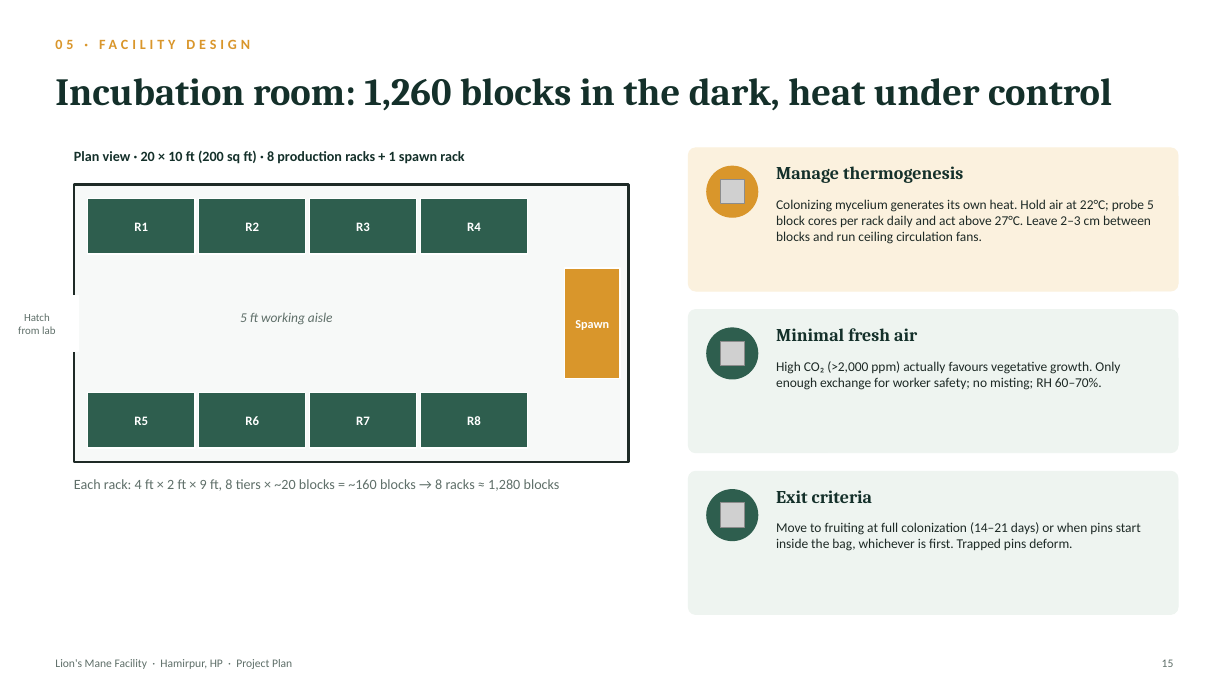
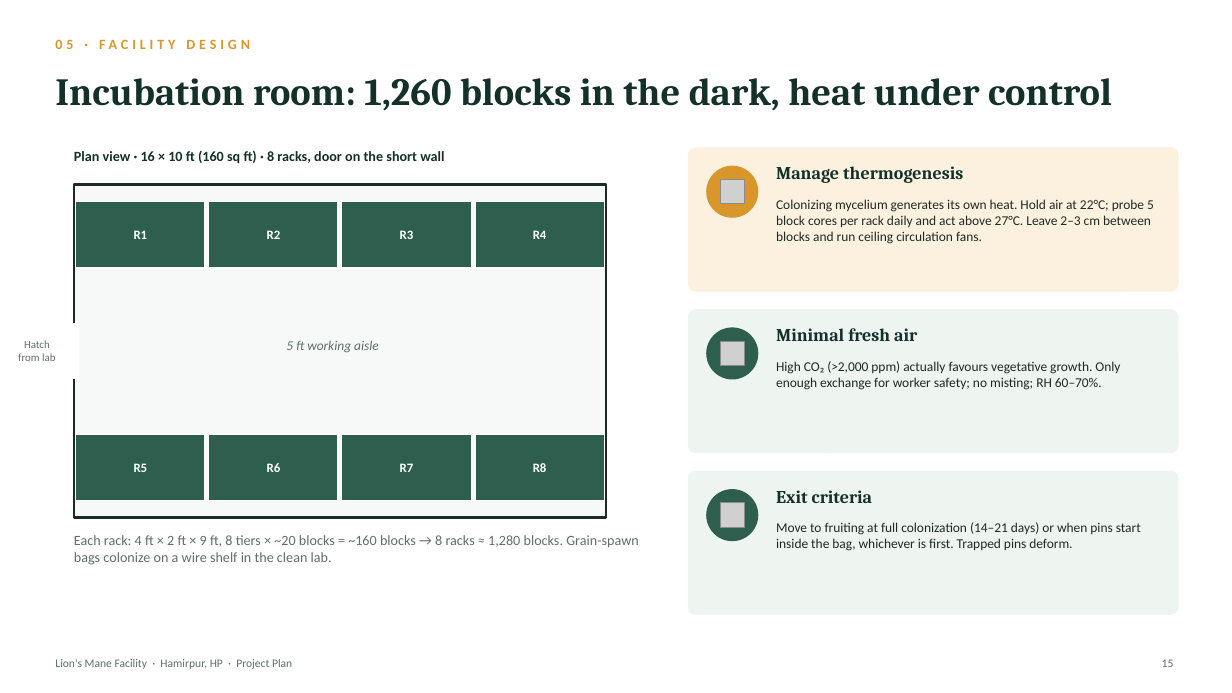
Before and after one commit to Devesh-bhardwaj/tictactoe, a slide deck: slide 15 of Lions_Mane_Facility_Project_Plan.pptx. Drawn at 1232x693 pixels with LibreOffice and Linux fonts; fonts in the diff are those of the drawing; grey boxes stand for pictures. Boxes give left, top, right and bottom in pixels: in the first picture for what was removed or moved away, otherwise in the second. Text is boxed around its words. In the diff, an @@ line names an element or a change of style, - is before the commit and + after.

```diff
--- a/Lions_Mane_Facility_Project_Plan.pptx
+++ b/Lions_Mane_Facility_Project_Plan.pptx
@@ text at (74, 150, 444, 164): text changed @@
-Plan view · 20 × 10 ft (200 sq ft) · 8 production racks + 1 spawn rack
+Plan view · 16 × 10 ft (160 sq ft) · 8 racks, door on the short wall
@@ rectangle: place and size @@
-rectangle at (74, 185, 628, 462)
+rectangle at (74, 185, 606, 518)
@@ text "R1": place and size @@
-text "R1" at (134, 222, 148, 231)
+text "R1" at (134, 230, 148, 239)
@@ rectangle: place and size @@
-rectangle at (88, 199, 195, 254)
+rectangle at (76, 201, 205, 268)
@@ text "R2": place and size @@
-text "R2" at (245, 222, 259, 231)
+text "R2" at (267, 230, 281, 239)
@@ rectangle: place and size @@
-rectangle at (199, 199, 306, 254)
+rectangle at (209, 201, 338, 268)
@@ text "R3": place and size @@
-text "R3" at (356, 222, 370, 231)
+text "R3" at (400, 230, 414, 239)
@@ rectangle: place and size @@
-rectangle at (310, 199, 417, 254)
+rectangle at (342, 201, 471, 268)
@@ text "R4": place and size @@
-text "R4" at (467, 222, 481, 231)
+text "R4" at (533, 230, 547, 239)
@@ rectangle: place and size @@
-rectangle at (421, 199, 528, 254)
+rectangle at (475, 201, 604, 268)
@@ rectangle removed at (565, 268, 620, 379) @@
@@ text "Hatch": place and size @@
-text "Hatch" at (18, 313, 55, 334)
+text "Hatch" at (18, 340, 55, 361)
@@ rectangle: place and size @@
-rectangle at (69, 296, 79, 351)
+rectangle at (69, 323, 79, 379)
@@ text removed at (575, 320, 609, 330) @@
-Spawn
@@ text "5 ft working aisle": place and size @@
-text "5 ft working aisle" at (240, 312, 333, 325)
+text "5 ft working aisle" at (286, 340, 379, 353)
@@ text "R5": place and size @@
-text "R5" at (134, 416, 148, 425)
+text "R5" at (134, 463, 148, 472)
@@ rectangle: place and size @@
-rectangle at (88, 393, 195, 448)
+rectangle at (76, 434, 205, 501)
@@ text "R6": place and size @@
-text "R6" at (245, 416, 259, 425)
+text "R6" at (267, 463, 281, 472)
@@ rectangle: place and size @@
-rectangle at (199, 393, 306, 448)
+rectangle at (209, 434, 338, 501)
@@ text "R7": place and size @@
-text "R7" at (356, 416, 370, 425)
+text "R7" at (400, 463, 414, 472)
@@ rectangle: place and size @@
-rectangle at (310, 393, 417, 448)
+rectangle at (342, 434, 471, 501)
@@ text "R8": place and size @@
-text "R8" at (467, 416, 481, 425)
+text "R8" at (533, 463, 547, 472)
@@ rectangle: place and size @@
-rectangle at (421, 393, 528, 448)
+rectangle at (475, 434, 604, 501)
@@ text at (74, 535, 639, 565): text changed @@
-Each rack: 4 ft × 2 ft × 9 ft, 8 tiers × ~20 blocks = ~160 blocks → 8 racks ≈ 1,280 blocks
+Each rack: 4 ft × 2 ft × 9 ft, 8 tiers × ~20 blocks = ~160 blocks → 8 racks ≈ 1,280 blocks. Grain-spawn bags colonize on a wire shelf in the clean lab.
```
Also in this commit, not shown: 10 other slides changed.
